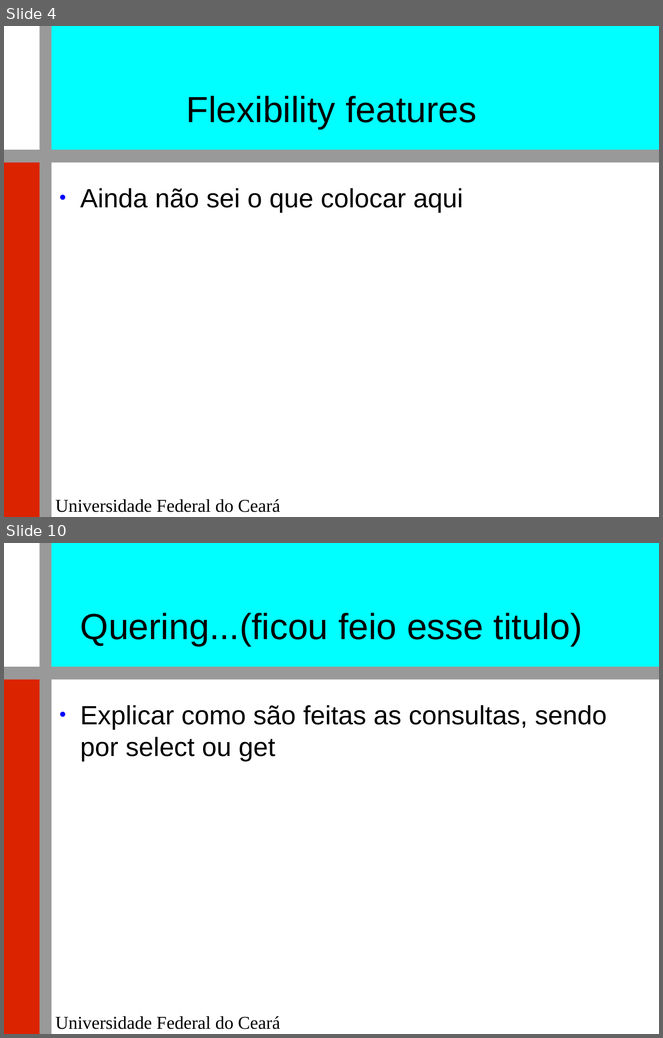
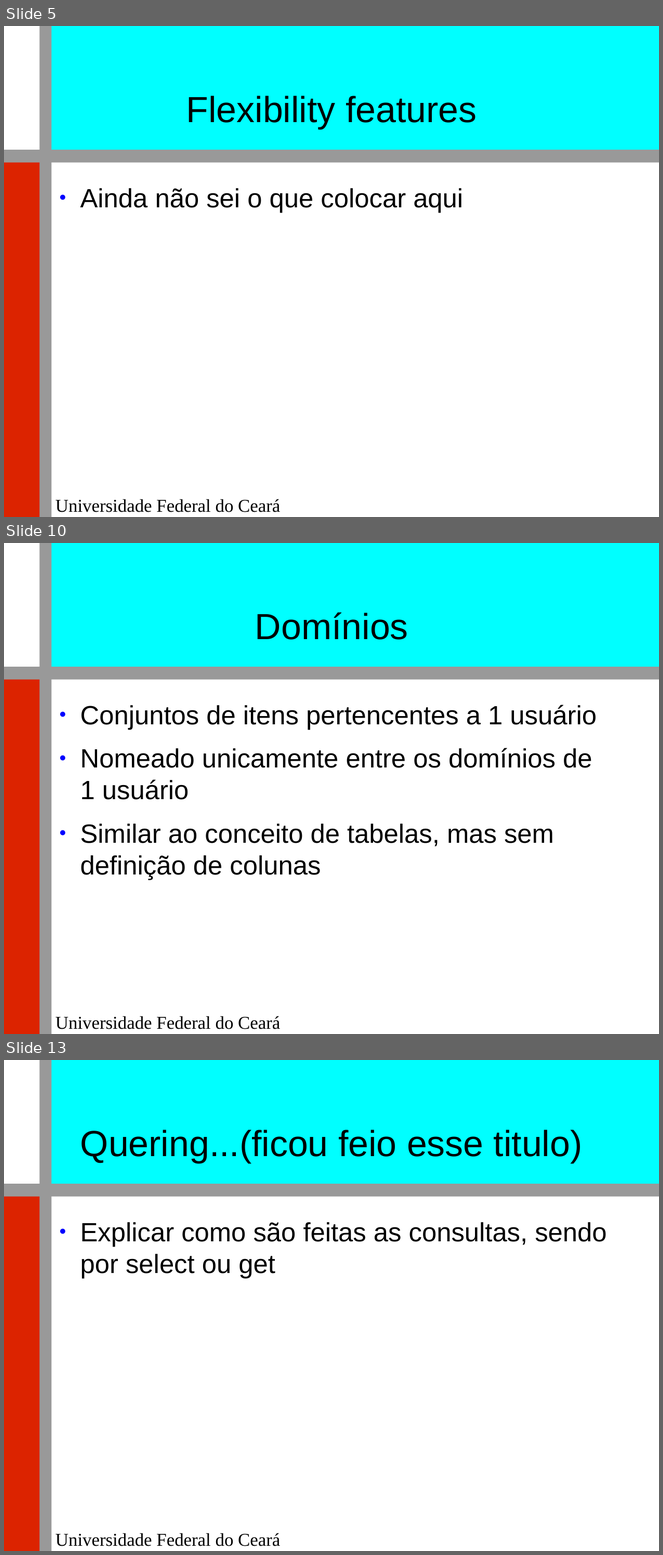
Before and after one commit to renatocjn/NoSQL_TF, a slide deck: Apresentação.odp. Shown one above the other, each under a label of ours: slides 4 and 10 before the commit, slides 5, 10 and 13 after it; the slides between them are not shown. The pictures are 663x1038 and 663x1555 pixels, drawn with LibreOffice and Linux fonts; fonts in the diff are those of the drawing; background and template pictures are left out. Boxes give left, top, right and bottom in pixels: in the first picture for what was removed or moved away, otherwise in the second. Text is boxed around its words. In the diff, an @@ line names an element or a change of style, - is before the commit and + after.

```diff
--- a/Apresentação.odp
+++ b/Apresentação.odp
@@ slide 10 added at (4, 543, 659, 1034), background #FFFFFF; not listed: 5 template elements that a slide beside it also shows @@
@@ title added at (255, 612, 409, 640), 44 pt, text #000000 @@
+Domínios
@@ text added at (80, 705, 597, 880), 32 pt, text #000000 @@
+● Conjuntos de itens pertencentes a 1 usuário
+● Nomeado unicamente entre os domínios de 1 usuário
+● Similar ao conceito de tabelas, mas sem definição de colunas
@@ what was slide 4 is now slide 5 @@
@@ what was slide 10 is now slide 13 @@
```
Also in this commit, not shown: 3 slides changed, 6 other slides added, 4 slides removed, 1 other file.
